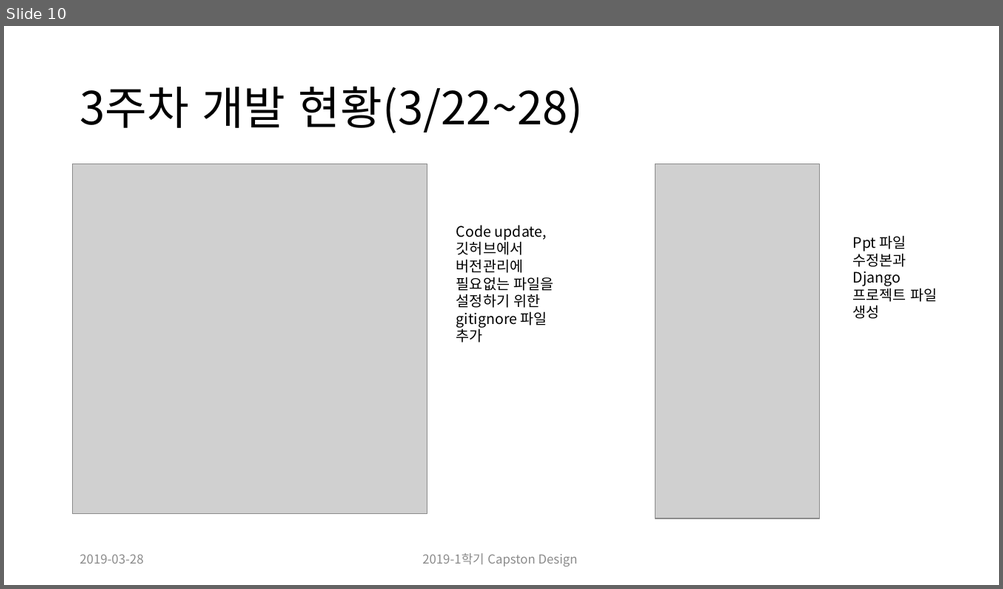
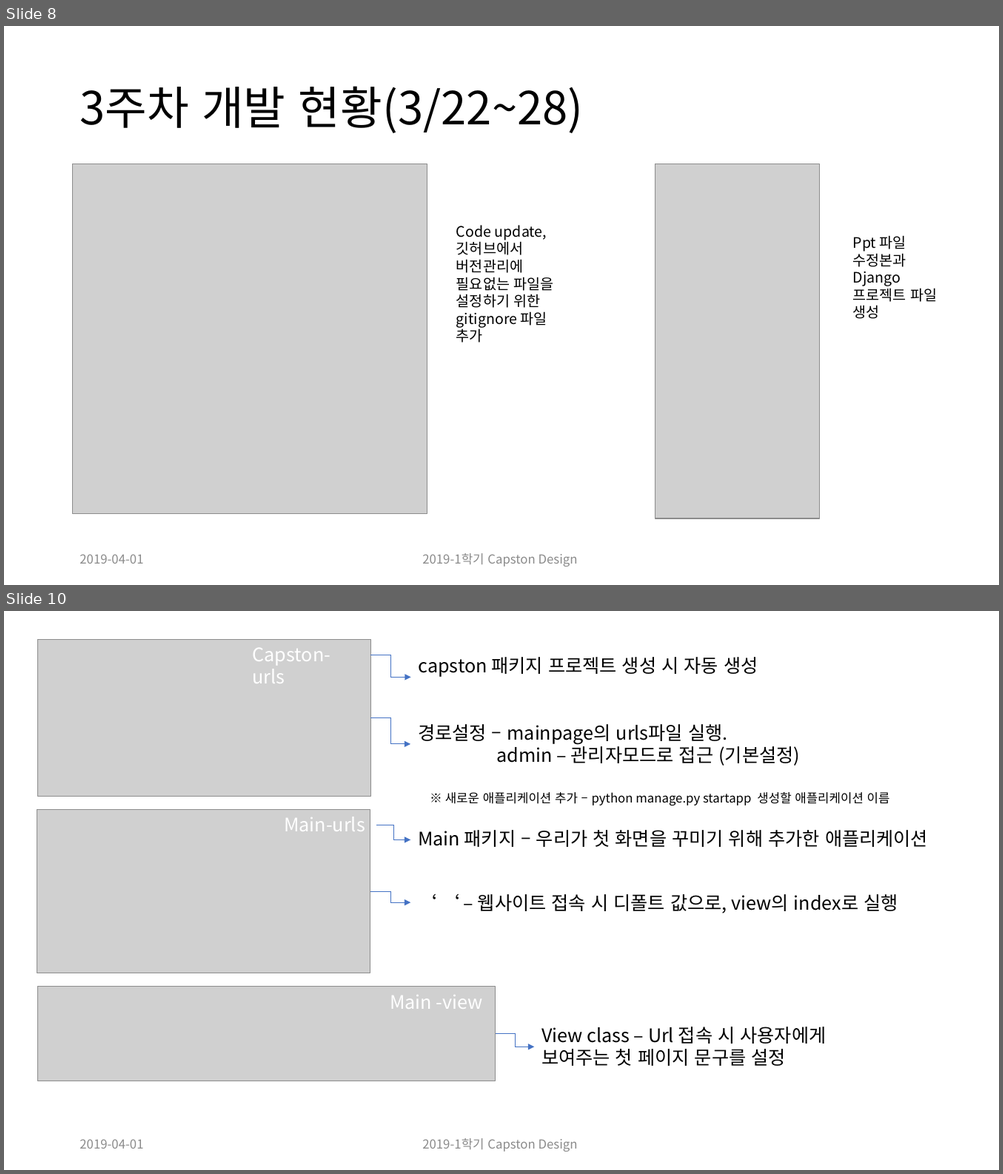
Before and after one commit to CheonSeounghyun/Coordination-Recommend, a slide deck: document/Capston Design Proposal_update(ppt).pptx. Shown one above the other, each under a label of ours: slide 10 before the commit, slides 8 and 10 after it; the slides between them are not shown. The pictures are 1003x589 and 1003x1174 pixels, drawn with LibreOffice and Linux fonts; fonts in the diff are those of the drawing; grey boxes stand for pictures. Boxes give left, top, right and bottom in pixels: in the first picture for what was removed or moved away, otherwise in the second. Text is boxed around its words. In the diff, an @@ line names an element or a change of style, - is before the commit and + after.

```diff
--- a/document/Capston Design Proposal_update(ppt).pptx
+++ b/document/Capston Design Proposal_update(ppt).pptx
@@ slide 10 added at (x1=4, y1=611, x2=999, y2=1170), background #FFFFFF @@
@@ picture added at (x1=37, y1=639, x2=371, y2=796) @@
@@ text added at (x1=253, y1=648, x2=331, y2=684), 18 pt, text #FFFFFF @@
+Capston-urls
@@ elbow arrow added from (370, 654) to (410, 678), #4472C4 0.5 pt @@
@@ text added at (x1=418, y1=657, x2=757, y2=677), 18 pt, text #000000 @@
+capston 패키지 프로젝트 생성 시 자동 생성
@@ elbow arrow added from (371, 718) to (410, 743), #4472C4 0.5 pt @@
@@ text added at (x1=418, y1=724, x2=800, y2=766), 18 pt, text #000000 @@
+경로설정 – mainpage의 urls파일 실행.
+admin – 관리자모드로 접근 (기본설정)
@@ picture added at (x1=37, y1=810, x2=370, y2=974) @@
@@ text added at (x1=445, y1=792, x2=890, y2=806), 12 pt, text #000000 @@
+※ 새로운 애플리케이션 추가 – python manage.py startapp 생성할 애플리케이션 이름
@@ text added at (x1=284, y1=817, x2=365, y2=832), 18 pt, text #FFFFFF @@
+Main-urls
@@ elbow arrow added from (376, 825) to (410, 840), #4472C4 0.5 pt @@
@@ text added at (x1=418, y1=830, x2=928, y2=847), 18 pt, text #000000 @@
+Main 패키지 – 우리가 첫 화면을 꾸미기 위해 추가한 애플리케이션
@@ elbow arrow added from (370, 891) to (410, 903), #4472C4 0.5 pt @@
@@ text added at (x1=478, y1=894, x2=897, y2=914), 18 pt, text #000000 @@
+‘ ‘ – 웹사이트 접속 시 디폴트 값으로, view의 index로 실행
@@ picture added at (x1=37, y1=987, x2=495, y2=1082) @@
@@ text added at (x1=390, y1=995, x2=483, y2=1009), 18 pt, text #FFFFFF @@
+Main -view
@@ text added at (x1=541, y1=1027, x2=826, y2=1066), 18 pt, text #000000 @@
+View class – Url 접속 시 사용자에게
+보여주는 첫 페이지 문구를 설정
@@ elbow arrow added from (495, 1034) to (535, 1048), #4472C4 0.5 pt @@
@@ text added at (x1=79, y1=1139, x2=143, y2=1149), 12 pt, text #8C8C8C @@
+2019-04-01
@@ text added at (x1=422, y1=1139, x2=578, y2=1152), 12 pt, text #8C8C8C @@
+2019-1학기 Capston Design
@@ what was slide 10 is now slide 8 @@
@@ slide 8 changed as well @@
@@ text at (x1=79, y1=554, x2=143, y2=564): text changed @@
-2019-03-28
+2019-04-01
```
Also in this commit, not shown: 9 other slides changed, 3 other slides added, 3 slides removed, 1 other file.
